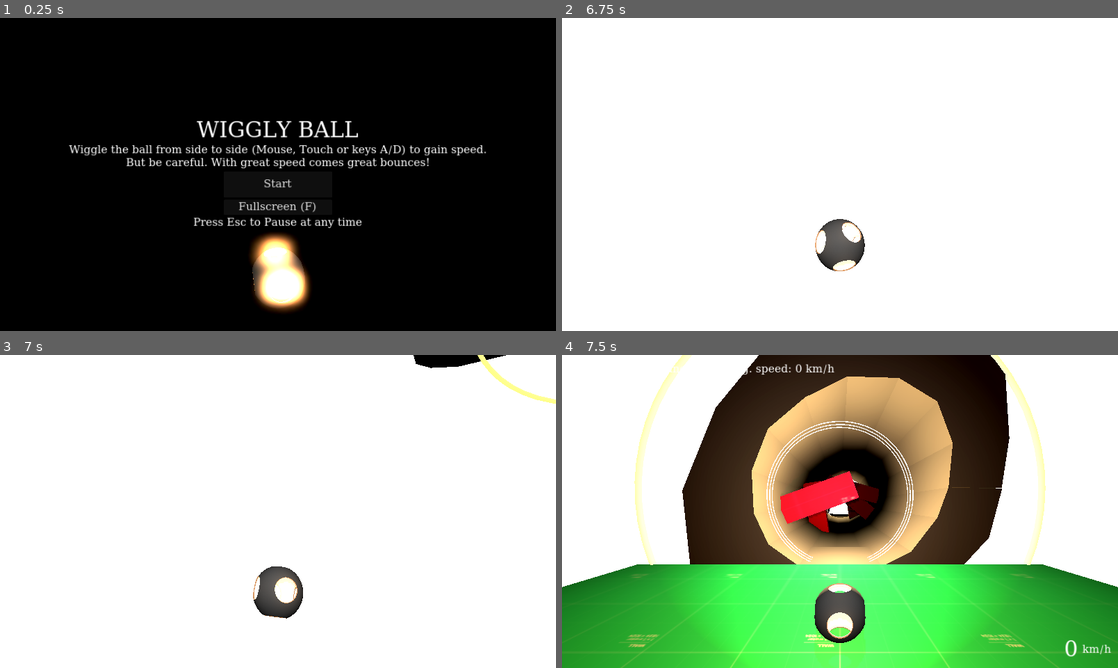
Above: before the commit, frames 1-4 (two rows, left to right).
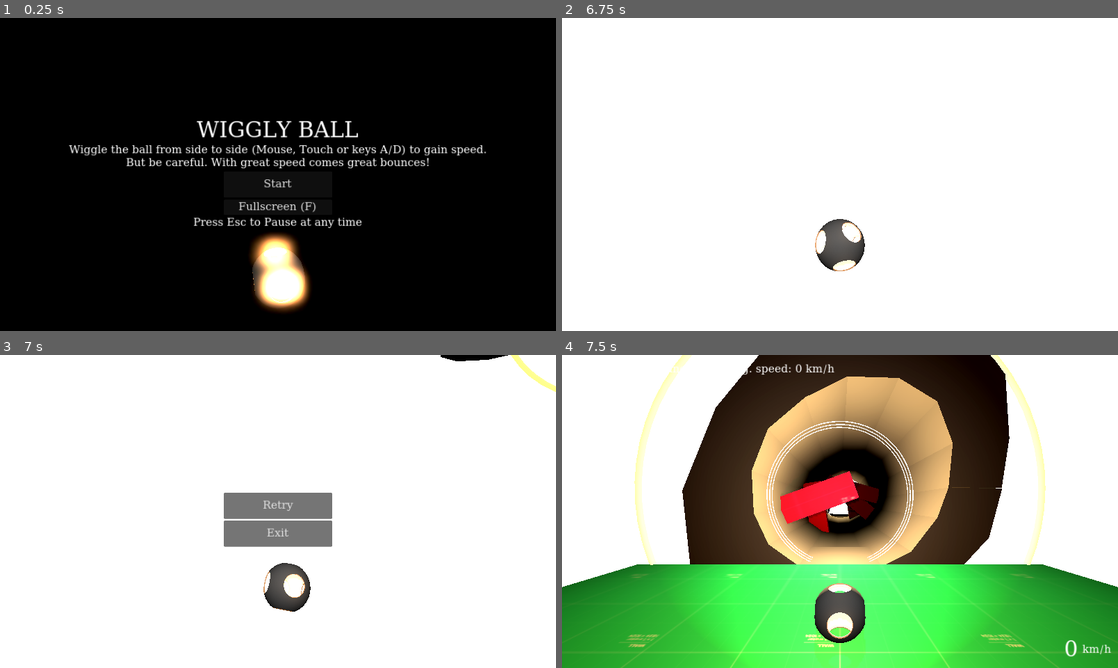
Above: after the commit, the same moments.

Repository: tihepo/wiggle-ball
Game: Godot game, scene res://scenes/start.tscn
The game is run twice, just before and just after one commit, with the same random seed, the same clock (stepped at 60 frames per second) and the same inputs.
Inputs (mouse positions are in pixels of both pictures, inside the frame that each line leads up to):
- Up to frame 1 (0.25 s): no input
- Up to frame 2 (6.75 s): click "Start" at 0.5 s; tap Enter (ui_accept) at 1.25 s; move the mouse to (834, 180) at 1.27 s; hold W (move_forward) 1.28-3.53 s; tap Space (move_jump) at 1.52, 2.27, 3.77, 4.52, 5.27 s; move the mouse to (878, 177) at 2.02 s; move the mouse to (795, 171) at 2.77 s; move the mouse to (845, 174) at 3.52 s; hold A (move_left) 3.53-4.28 s; move the mouse to (817, 168) at 4.27 s; hold W (move_forward) 4.28-6.53 s; move the mouse to (867, 174) at 5.02 s; move the mouse to (812, 174) at 5.77 s; move the mouse to (851, 168) at 6.52 s; hold D (move_right) from 6.53 s (still down)
- Up to frame 3 (7 s): keep holding D (move_right); tap Space (move_jump) at 6.77 s
- Up to frame 4 (7.5 s): release D (move_right) at 7.25 s; click "Retry" at 7.25 s

Frames 1-2 are identical in both runs. In frame 3, 5.0% of the frame differs, in the area x 40-100%, y 0-85%; in frame 4, nothing differs.

Commit message:
Removed fixed depth game over - angled GO plane

Diff:
--- a/map/parts/start_gate.tscn
+++ b/map/parts/start_gate.tscn
@@ -57,6 +57,7 @@
 script = ExtResource("1_my5gk")
 
 [node name="Plane" type="Area3D" parent="."]
+transform = Transform3D(1, 0, 0, 0, 0.939693, 0.34202, 0, -0.34202, 0.939693, 0, 0, 0)
 collision_mask = 2
 
 [node name="CollisionPlane" type="CollisionShape3D" parent="Plane"]
--- a/scenes/world.gd
+++ b/scenes/world.gd
@@ -66,9 +66,6 @@
 			%AvgSpeed.text = "%.0f" % mps_to_kmph(distance/t_elapsed)
 			%Speed.text = "%.0f" % mps_to_kmph(length/delta)
 
-	if ball.global_position.y < -10:
-		gameover()
-
 func pause():
 	get_tree().paused = true
 	Input.set_mouse_mode(Input.MOUSE_MODE_VISIBLE)
